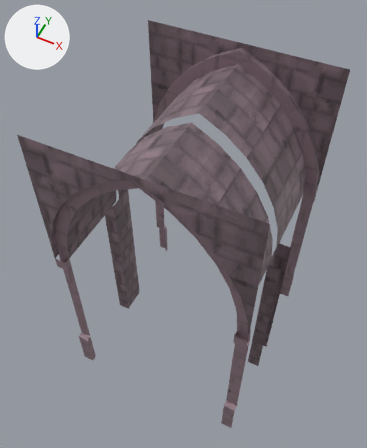
Renders of the glTF model assets/models/door_frame_locked_c.glb from each side of a commit.
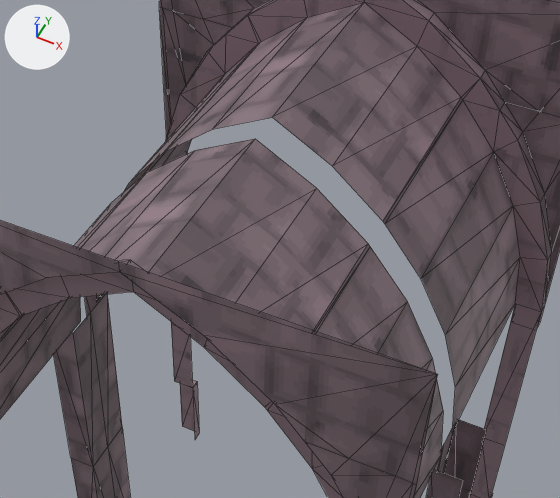
Each version is shown whole from a camera (50 mm lens) standing at (1.47, -3.16, 5.89) and looking at (-0.14, 0.07, 1.86), then close up on the part from 22% to 88% of the width and 14% to 62% of the height. The axes (+X, +Y, +Z) are drawn at upper left. The lights are the same throughout. The older version's two pictures come first. The close-ups show mesh edges as thin lines. Vertices at exactly the same position are counted once.

Objects in the first close-up: 'portal_back', 'portal_front'.
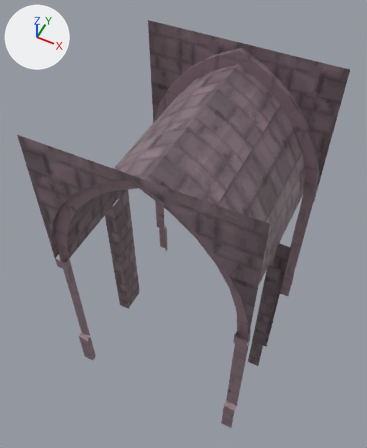
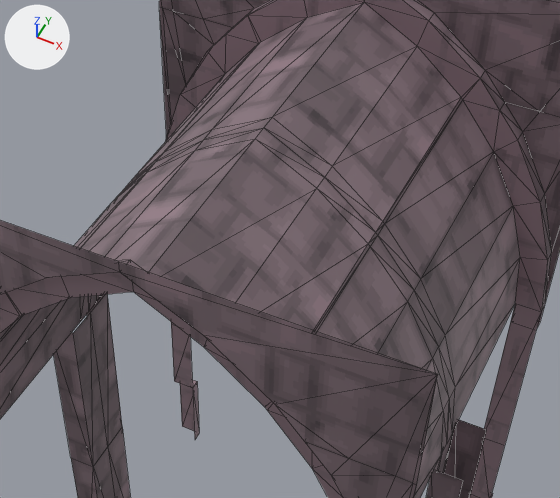
Where the change shows, as pixel boxes (x1, y1, x2, y2) in the close-ups (560 x 498 px):
'portal_back', reshaped: before (84, 0, 560, 498); after (87, 0, 560, 498)
'portal_front', reshaped: before (0, 139, 463, 498); after (0, 128, 463, 498)
part 1 of me_portal_back, added: after (88, 118, 455, 442)
part 2 of me_portal_front, added: after (80, 128, 449, 454)

What the commit changed:
me_portal_back is used by ob_portal_back; location (0.0, 0.0, 0.0).
me_portal_back had 119 vertices, 162 faces and spanned x -1.0..1.0, y 0.0..1.0, z 0.0..3.5.
me_portal_back now has 135 vertices, 190 faces and spans x -1.0..1.0, y 0.0..1.0, z 0.0..3.5.
Part 1, on me_portal_back:
16 new vertices lie (0.0, -0.07, 0.0) away from vertices in x -0.88..0.88, y 0.07, z 2.0..3.32.
28 new faces join them.
me_portal_front is used by ob_portal_front; location (0.0, 0.0, 0.0).
me_portal_front had 119 vertices, 162 faces and spanned x -1.0..1.0, y -1.0..0.0, z 0.0..3.5.
me_portal_front now has 135 vertices, 190 faces and spans x -1.0..1.0, y -1.0..0.0, z 0.0..3.5.
Part 2, on me_portal_front:
16 new vertices lie (0.0, 0.07, 0.0) away from vertices in x -0.88..0.88, y -0.07, z 2.0..3.32.
28 new faces join them.
